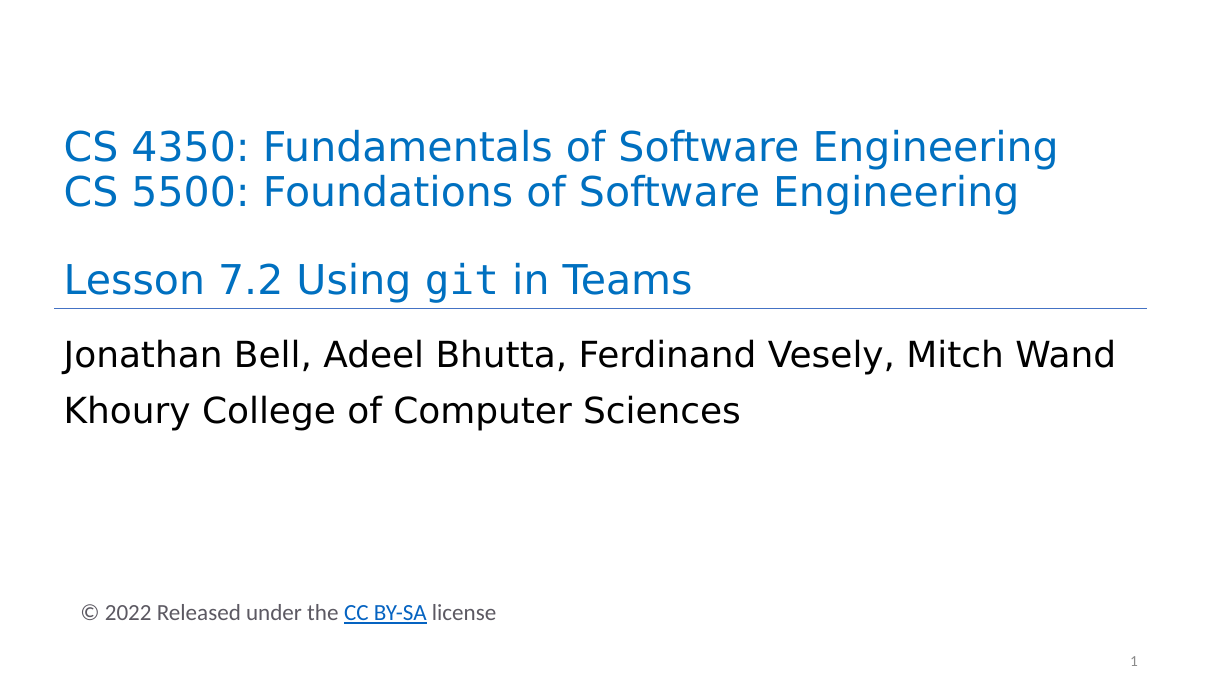
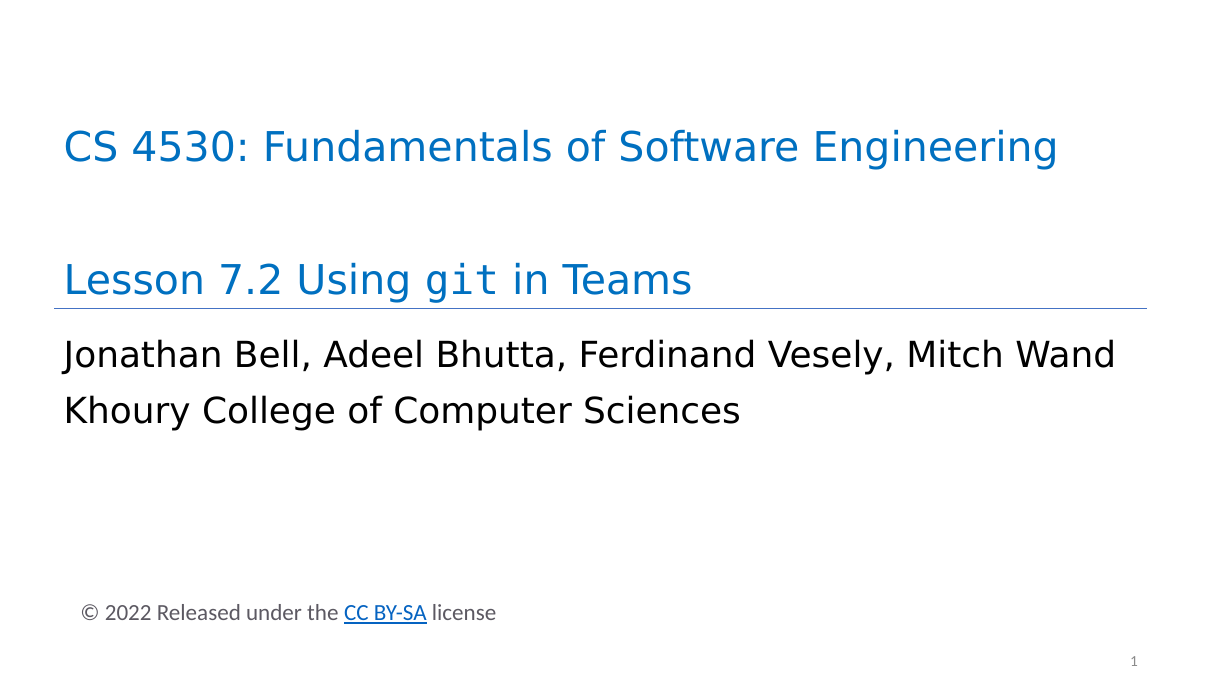
Before and after one commit to neu-se/CS4530-Spring-2022, a slide deck: slide 1 of Slides/Lesson 7.2 Using git in Teams.pptx. Drawn at 1232x693 pixels with LibreOffice and Linux fonts; fonts in the diff are those of the drawing. Boxes give left, top, right and bottom in pixels: in the first picture for what was removed or moved away, otherwise in the second. Text is boxed around its words. In the diff, an @@ line names an element or a change of style, - is before the commit and + after.

```diff
--- a/Slides/Lesson 7.2 Using git in Teams.pptx
+++ b/Slides/Lesson 7.2 Using git in Teams.pptx
@@ title at bbox=[64, 129, 1059, 303]: text changed @@
-CS 4350: Fundamentals of Software Engineering
-CS 5500: Foundations of Software Engineering
-Lesson 7.2 Using git in Teams
+CS 4530: Fundamentals of Software Engineering
+Lesson 7.2 Using git in Teams
```
Also in this commit, not shown: 3 other files.
